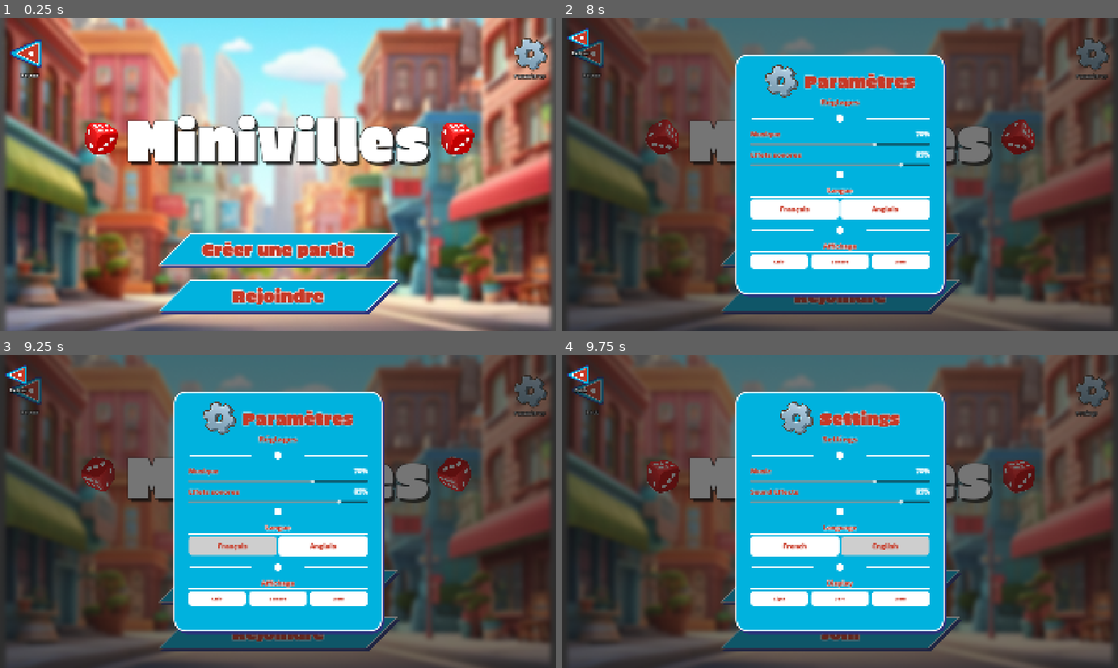
Above: before the commit, frames 1-4 (two rows, left to right).
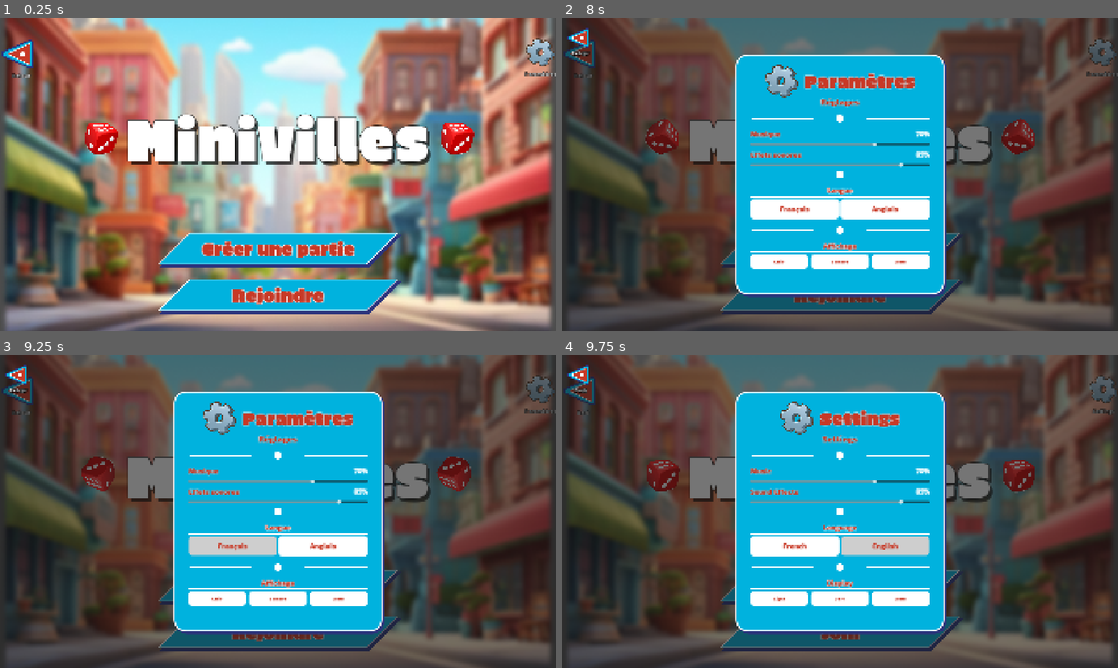
Above: after the commit, the same moments.

Repository: NyHaja/Minivilles
Game: Godot game, scene res://scene/Multijoueur/choix_lobby.tscn
Two runs of this game, one before a commit and one after it. Both use one fixed random seed, a clock stepped at 60 frames per second and the inputs below. This scene is started directly instead of the project's main scene.
Inputs (mouse positions are in pixels of both pictures, inside the frame that each line leads up to; where the layout moved, square brackets give the same spot in the first picture):
- Up to frame 1 (0.25 s): no input
- Up to frame 2 (8 s): click (1101, 52) [1090, 55] at 0.5 s; click "Créer une partie" at 1.25 s; click "Français" at 2 s; click "Anglais" at 2.75 s; click "Create a game" at 3.5 s; click "French" at 4.25 s; click "Clair" at 5 s; click "Sombre" at 5.75 s; click "Auto" at 6.5 s; click (1101, 52) [1090, 55] at 7.25 s
- Up to frame 3 (9.25 s): click "Créer une partie" at 8 s; click "Français" at 8.75 s
- Up to frame 4 (9.75 s): click "Anglais" at 9.5 s

The runs differ from the first frame. In frame 1, 4.0% of the frame differs, in the area x 0-100%, y 6-95%; in frame 2, 1.5%; in frame 3, 1.5%; in frame 4, 1.5%.

Commit message:
Fix bouton retour et paramètres dans choix_lobby
- Corrige le chemin gui_input du bouton retour (BtnRetour au lieu de BtnBack)
- Change HBoxContainer2 de MarginContainer à HBoxContainer pour layout correct
- Ajoute custom_minimum_size, ignore_texture_size et size_flags au BtnParametres

Diff:
--- a/mini-ville/scene/Multijoueur/choix_lobby.tscn
+++ b/mini-ville/scene/Multijoueur/choix_lobby.tscn
@@ -44,7 +44,7 @@
 theme_override_constants/separation = 50
 alignment = 1
 
-[node name="HBoxContainer2" type="MarginContainer" parent="Content" unique_id=1713461663]
+[node name="HBoxContainer2" type="HBoxContainer" parent="Content" unique_id=1713461663]
 layout_mode = 2
 theme_override_constants/margin_left = 30
 theme_override_constants/margin_right = 30
@@ -78,15 +78,21 @@
 alignment = 1
 
 [node name="BtnParametres" type="TextureButton" parent="Content/HBoxContainer2/VBoxContainer" unique_id=2120109553]
+custom_minimum_size = Vector2(100, 100)
 layout_mode = 2
 size_flags_horizontal = 4
+size_flags_vertical = 3
 texture_normal = ExtResource("5_5e00k")
+ignore_texture_size = true
+stretch_mode = 5
 script = ExtResource("13_i8vfo")
 
 [node name="TexteParametres" type="Label" parent="Content/HBoxContainer2/VBoxContainer" unique_id=1776649305]
 layout_mode = 2
+size_flags_vertical = 6
 text = "Paramètres"
 label_settings = ExtResource("11_geu4v")
+horizontal_alignment = 1
 
 [node name="HBoxContainer" type="HBoxContainer" parent="Content" unique_id=2118019788]
 layout_mode = 2
--- a/mini-ville/script/scene/Multijoueur/choix_lobby.gd
+++ b/mini-ville/script/scene/Multijoueur/choix_lobby.gd
@@ -5,7 +5,7 @@
 func _ready():
 	_setup_btn($Content/BtnCreerWrap/BtnCreer, func(): get_tree().change_scene_to_file("res://scene/Multijoueur/creation_lobby.tscn"))
 	_setup_btn($Content/BtnRejoindreWrap/BtnRejoindre, func(): get_tree().change_scene_to_file("res://scene/Multijoueur/rejoindre_lobby.tscn"))
-	$Content/HBoxContainer2/BtnRetour/BtnBack.gui_input.connect(func(event):
+	$Content/HBoxContainer2/BtnRetour.gui_input.connect(func(event):
 		if event is InputEventMouseButton and event.button_index == MOUSE_BUTTON_LEFT and event.pressed:
 			get_tree().change_scene_to_file("res://scene/Ecran principale/mode_de_jeu.tscn"))
 
